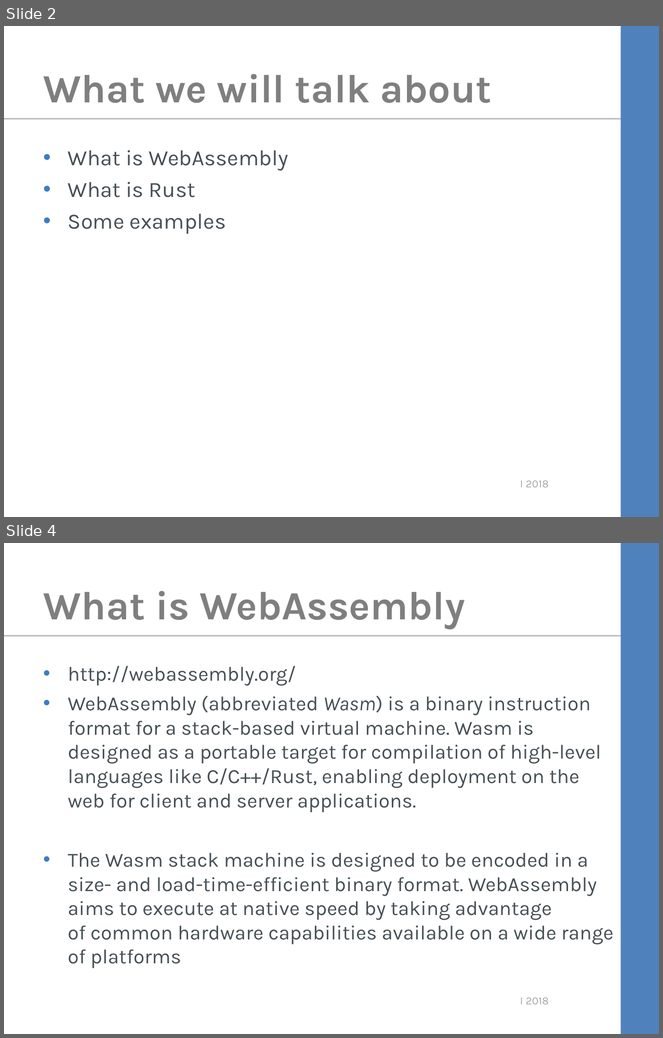
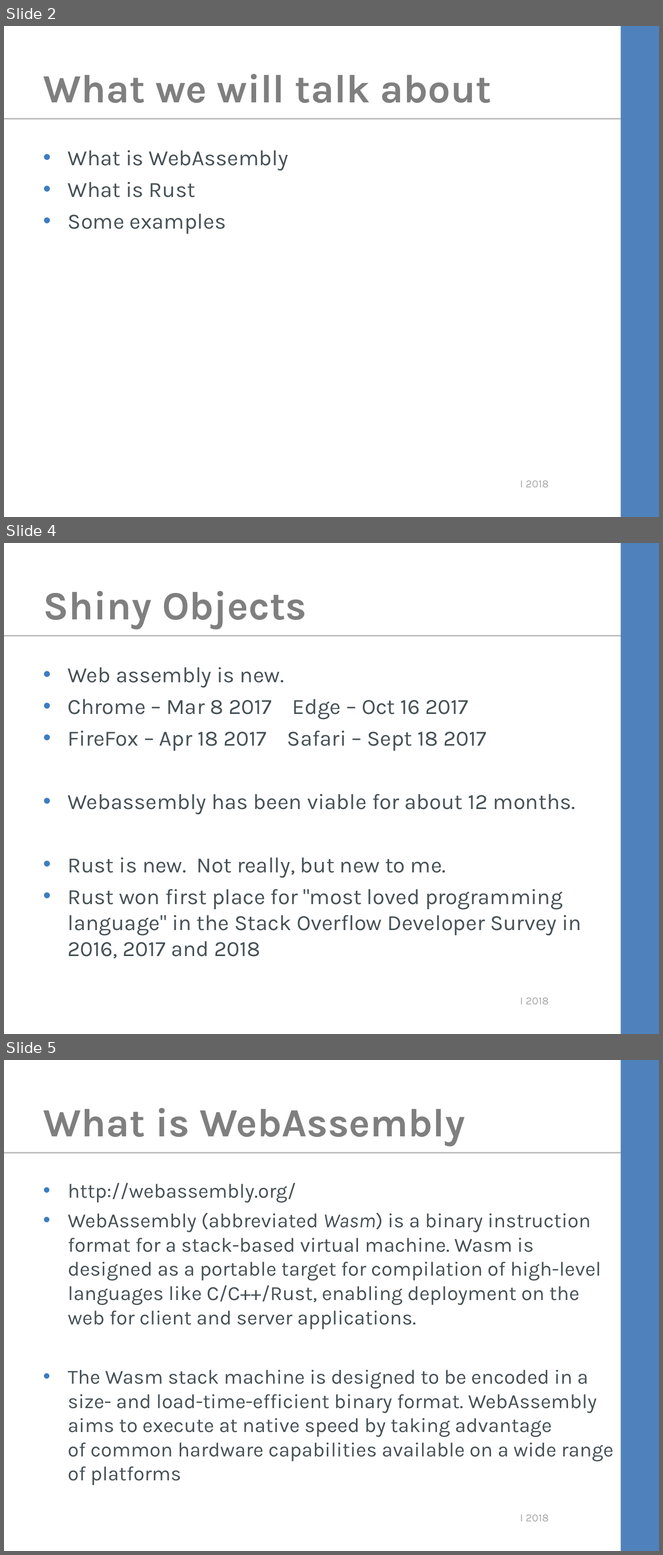
Before and after one commit to kimtuck/WebAssembly, a slide deck: webassembly.ppt. Shown one above the other, each under a label of ours: slides 2 and 4 before the commit, slides 2, 4 and 5 after it; the slides between them are not shown. The pictures are 663x1038 and 663x1555 pixels, drawn with LibreOffice and Linux fonts; fonts in the diff are those of the drawing; background and template pictures are left out. Boxes give left, top, right and bottom in pixels: in the first picture for what was removed or moved away, otherwise in the second. Text is boxed around its words. In the diff, an @@ line names an element or a change of style, - is before the commit and + after.

```diff
--- a/webassembly.ppt
+++ b/webassembly.ppt
@@ slide 4 added at (4, 543, 659, 1034), background #FFFFFF; not listed: 3 template elements that a slide beside it also shows @@
@@ title added at (44, 591, 307, 629), 44 pt, text #7F7F7F, bold @@
+Shiny Objects
@@ text added at (68, 667, 582, 959), 24 pt, text #465055 @@
+• Web assembly is new.
+• Chrome – Mar 8 2017 Edge – Oct 16 2017
+• FireFox – Apr 18 2017 Safari – Sept 18 2017
+• Webassembly has been viable for about 12 months.
+• Rust is new. Not really, but new to me.
+• Rust won first place for "most loved programming language" in the Stack Overflow Developer Survey in 2016, 2017 and 2018
@@ what was slide 4 is now slide 5 @@
```
Also in this commit, not shown: 5 slides changed, 6 other slides added, 7 slides removed, 3 other files.
